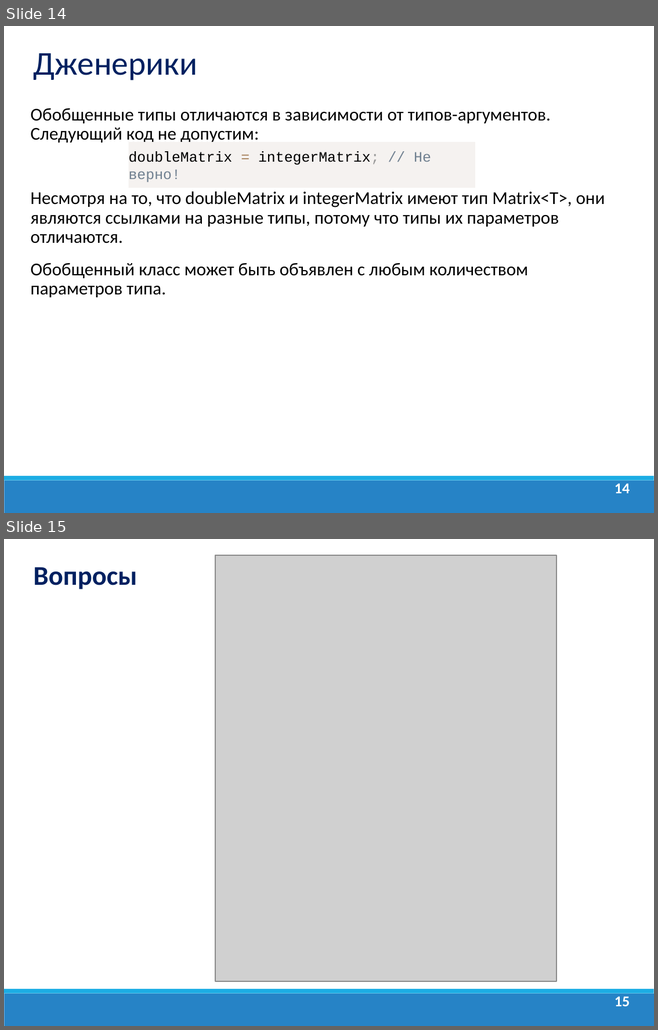
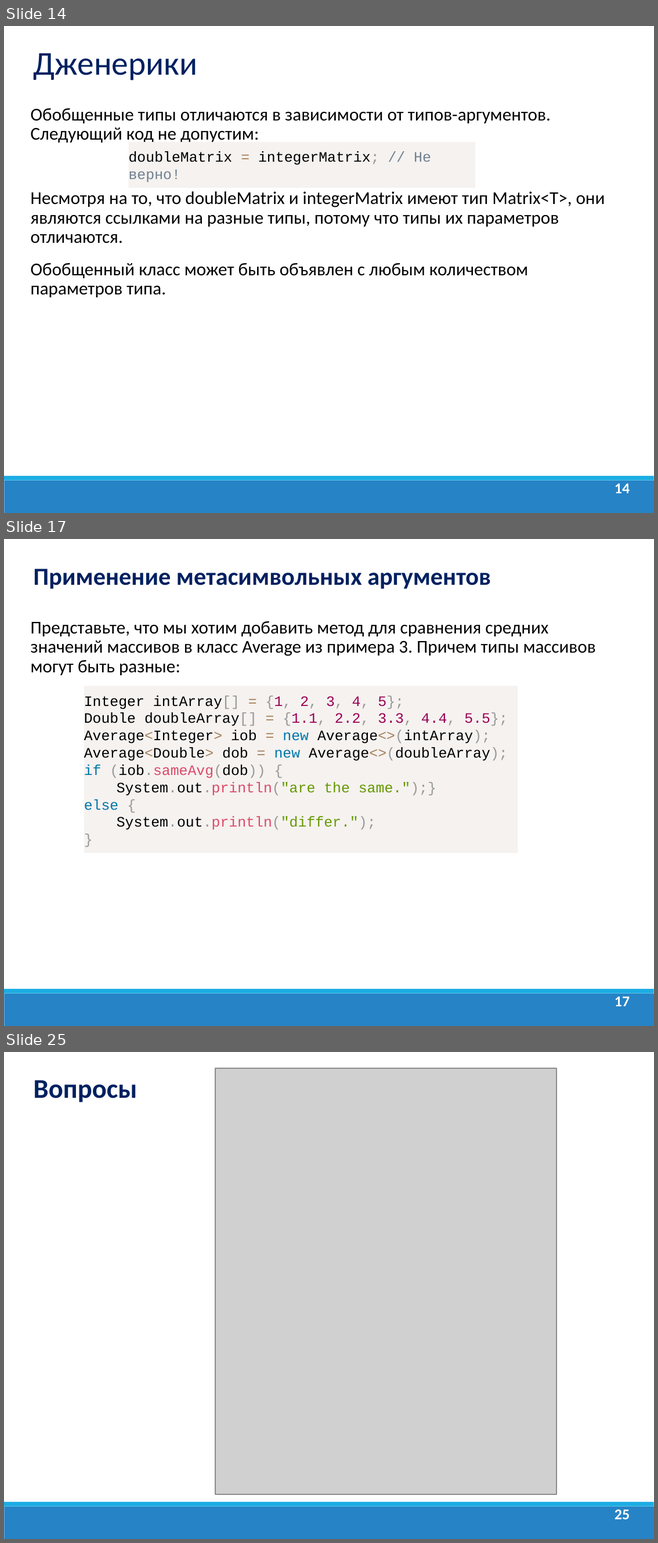
Before and after one commit to dmitry-academy/academy_5220, a slide deck: academy5220/resources/presentations/Java Lection 9. Дженерики. Enum.ppt. Shown one above the other, each under a label of ours: slides 14 and 15 before the commit, slides 14, 17 and 25 after it; the slides between them are not shown. The pictures are 658x1030 and 658x1543 pixels, drawn with LibreOffice and Linux fonts; fonts in the diff are those of the drawing; grey boxes stand for pictures; background and template pictures are left out. Boxes give left, top, right and bottom in pixels: in the first picture for what was removed or moved away, otherwise in the second. Text is boxed around its words. In the diff, an @@ line names an element or a change of style, - is before the commit and + after.

```diff
--- a/academy5220/resources/presentations/Java Lection 9. Дженерики. Enum.ppt
+++ b/academy5220/resources/presentations/Java Lection 9. Дженерики. Enum.ppt
@@ slide 17 added at bbox=[4, 539, 654, 1026], background #FFFFFF; not listed: 2 template elements that a slide beside it also shows @@
@@ text added at bbox=[34, 569, 491, 589], 27.2 pt, text #002060, bold @@
+Применение метасимвольных аргументов
@@ text added at bbox=[31, 621, 596, 675], 20 pt, text #000000 @@
+Представьте, что мы хотим добавить метод для сравнения средних значений массивов в класс Average из примера 3. Причем типы массивов могут быть разные:
@@ rectangle added at bbox=[84, 686, 517, 853], fill #F5F2F0, 16 pt, text #000000 @@
+Integer intArray[] = {1, 2, 3, 4, 5};
+Double doubleArray[] = {1.1, 2.2, 3.3, 4.4, 5.5};
+Average<Integer> iob = new Average<>(intArray);
+Average<Double> dob = new Average<>(doubleArray);
+if (iob.sameAvg(dob)) {
+System.out.println("are the same.");}
+else {
+System.out.println("differ.");
+}
@@ page number added at bbox=[614, 997, 629, 1006], 16.6 pt, text #FFFFFF, bold @@
+17
@@ what was slide 15 is now slide 25 @@
@@ page number at bbox=[614, 1510, 629, 1519]: text changed @@
-15
+25
```
Also in this commit, not shown: 10 other slides added, 1 slide removed, 19 other files.
